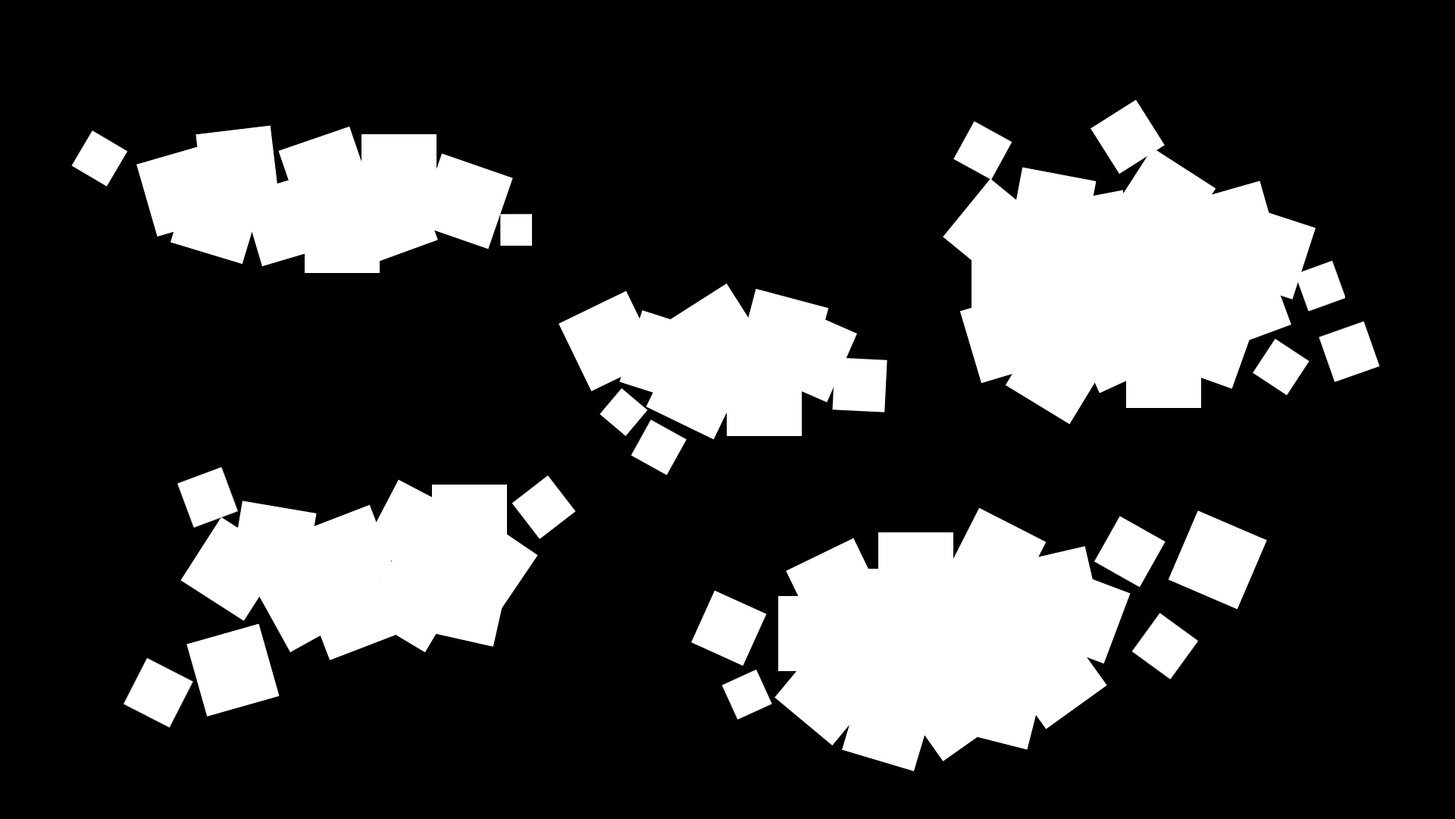
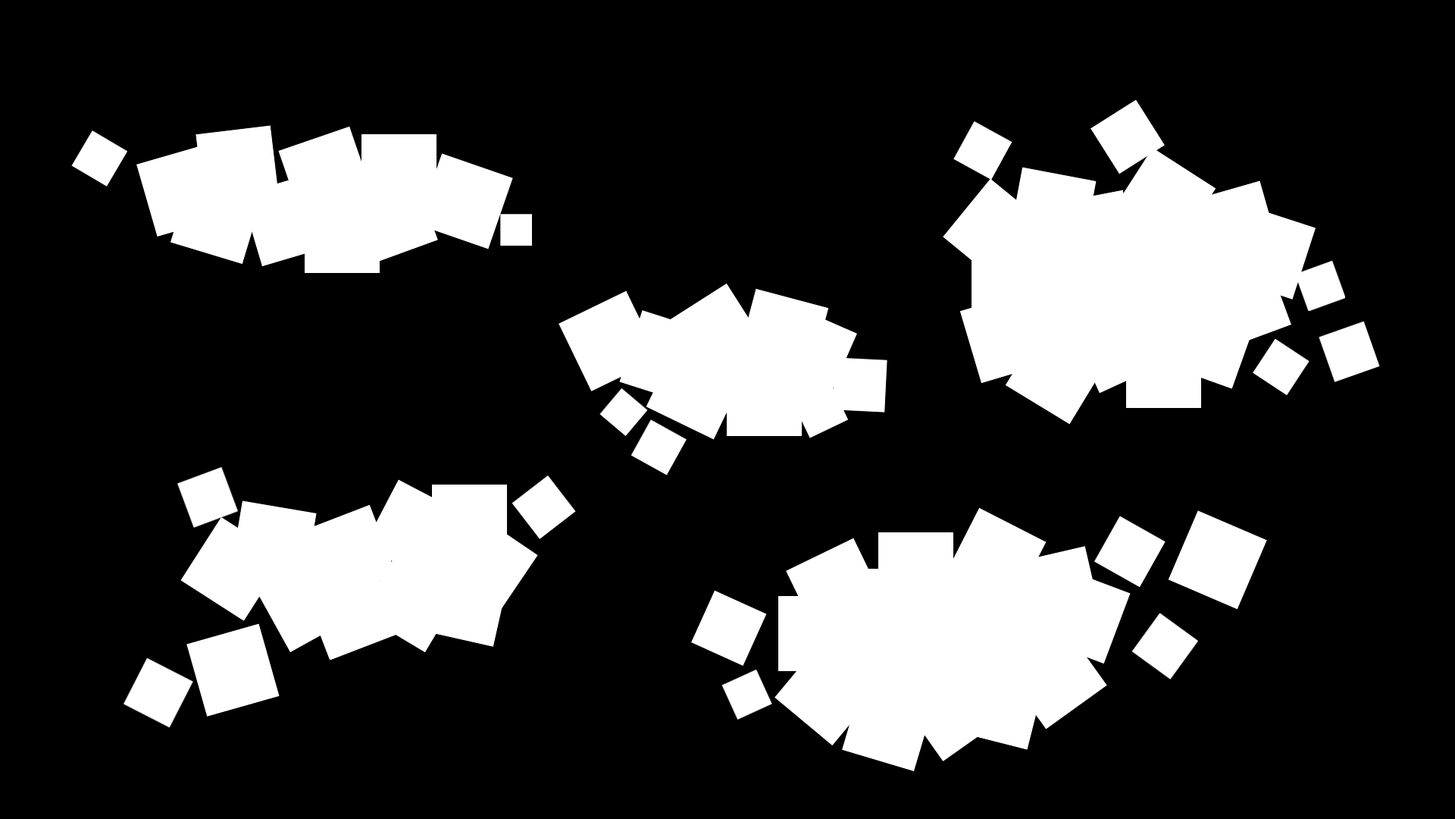
Layers edited between the first and the second w=1455, h=819 image:
painted on "Rocks" over (x1=801, y1=387, x2=849, y2=439)
